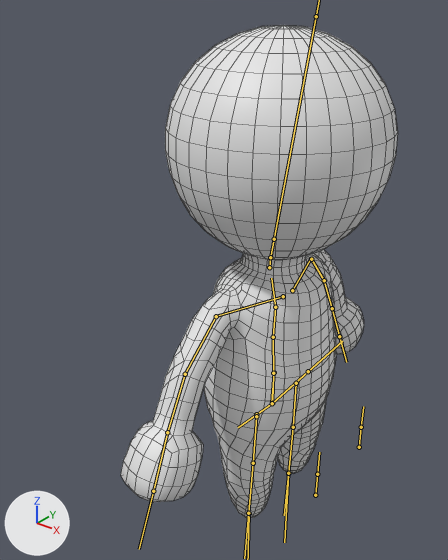
Two versions of the FBX model LeafBoiProject/Assets/Models/Sprig.fbx, one commit apart.
Camera for both pictures: a 50 mm camera at (4.45, -6.7, 7.85) aimed at (-0.68, -0.3, 3.88). Lighting does not change. The marker at lower left points along +X, +Y and +Z. Both versions are drawn at frame 1 of the action 'metarig|Trip'; the numbers are the values there. The bones that bend it are drawn over the model as lines. Mesh edges are drawn as thin lines.

Objects in the first picture: 'SprigRetopo.001'.
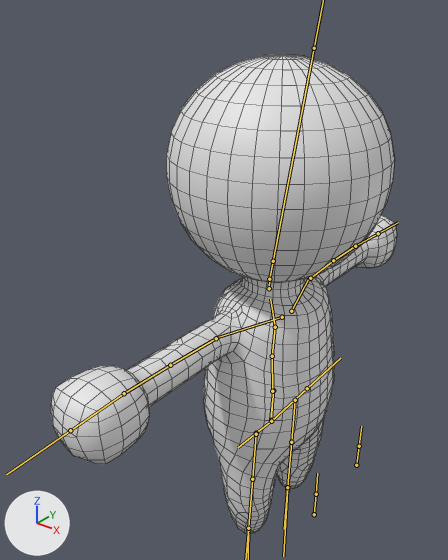
Boxes (x1, y1, x2, y2) around the edits, measured in the pictures (448 x 560 px):
'SprigRetopo.001', posed (25% wider)
    before: (121, 25, 398, 518)
    after: (51, 54, 397, 534)
bone 'shinIK.L', root to tip
    before: (288, 473) to (284, 542)
    after: (287, 489) to (283, 556)
bone 'Hips_Main', root to tip
    before: (274, 372) to (271, 402)
    after: (273, 390) to (270, 419)
bone 'upper_arm.L', root to tip
    before: (311, 259) to (324, 280)
    after: (310, 278) to (333, 260)
bone 'forearm.L', root to tip
    before: (324, 280) to (332, 308)
    after: (333, 260) to (355, 246)
bone 'upper_arm.R', root to tip
    before: (216, 316) to (185, 374)
    after: (216, 338) to (170, 365)
bone 'forearm.R', root to tip
    before: (185, 374) to (167, 432)
    after: (170, 365) to (124, 393)

The edits, one by one:
Bone 'shinIK.L' (bone_shinik_l) moves from (0.0, -0.38, 0.0) to (0.0, 0.0, 0.0).
Bone 'shinIK.R' (bone_shinik_r) moves from (0.0, -0.38, 0.0) to (0.0, 0.0, 0.0).
Bone 'Hips_Main' (bone_hips_main) moves from (0.02, -0.33, 0.0) to (0.0, 0.0, 0.0).
Bone 'upper_arm.L' (bone_upper_arm_l) turns from (40, 11, -21) to (0, 0, 0) degrees about its own x, y and z.
Bone 'forearm.L' (bone_forearm_l) turns from (12, 1, -12) to (0, 0, 0) degrees about its own x, y and z.
Bone 'upper_arm.R' (bone_upper_arm_r) turns from (-29, 6, 35) to (0, 0, 0) degrees about its own x, y and z.
Bone 'forearm.R' (bone_forearm_r) turns from (-16, 2, 6) to (0, 0, 0) degrees about its own x, y and z.
